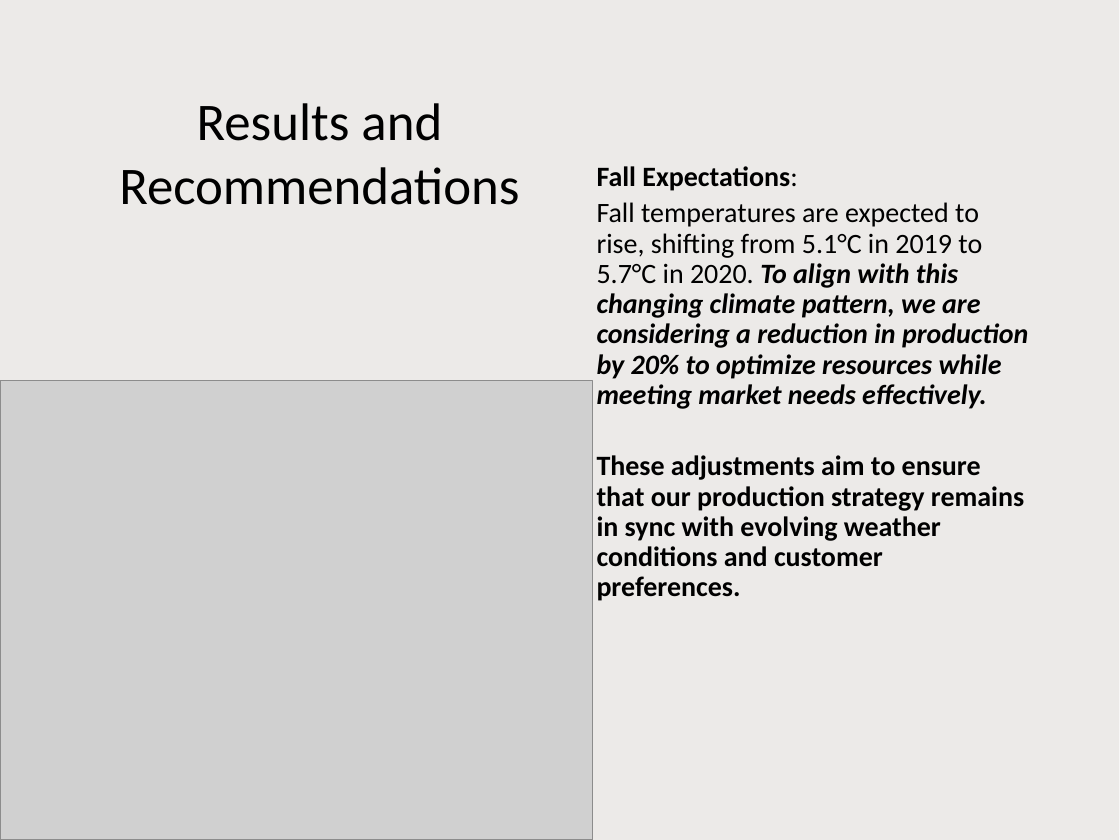
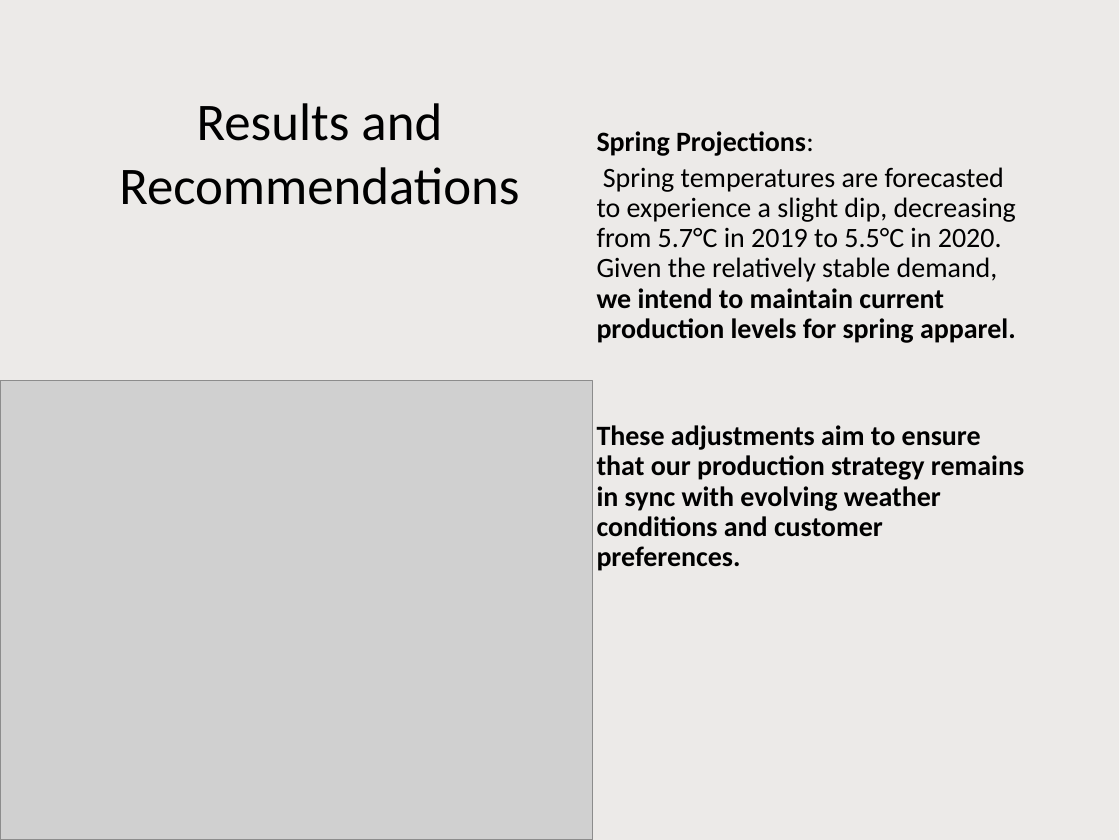
Before and after one commit to Franchertz/Midterm-Project, a slide deck: slide 9 of Project_Files/Mid-term_Climate Change Impact_Apparel Manufacturing_Calgary.pptx. Drawn at 1120x840 pixels with LibreOffice and Linux fonts; fonts in the diff are those of the drawing; grey boxes stand for pictures. Boxes give left, top, right and bottom in pixels: in the first picture for what was removed or moved away, otherwise in the second. Text is boxed around its words. In the diff, an @@ line names an element or a change of style, - is before the commit and + after.

```diff
--- a/Project_Files/Mid-term_Climate Change Impact_Apparel Manufacturing_Calgary.pptx
+++ b/Project_Files/Mid-term_Climate Change Impact_Apparel Manufacturing_Calgary.pptx
@@ text at box(597, 131, 1016, 343): text changed; bold off; italic off @@
-Fall Expectations:
-Fall temperatures are expected to rise, shifting from 5.1°C in 2019 to 5.7°C in 2020. To align with this changing climate pattern, we are considering a reduction in production by 20% to optimize resources while meeting market needs effectively.
+Spring Projections:
+Spring temperatures are forecasted to experience a slight dip, decreasing from 5.7°C in 2019 to 5.5°C in 2020. Given the relatively stable demand, we intend to maintain current production levels for spring apparel.
```
Also in this commit, not shown: 1 other slide changed, 4 other files.
